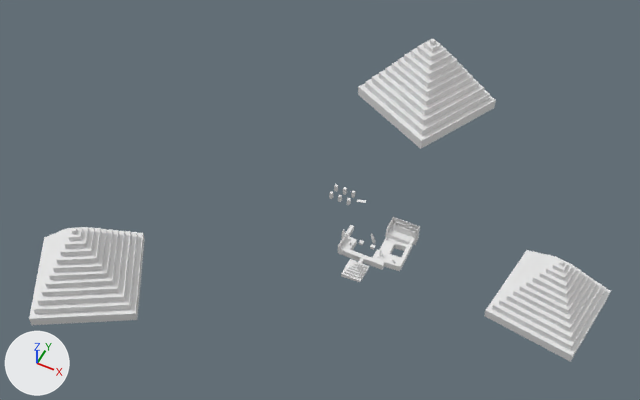
An edit to the OBJ model models/levels/ancient_desert/level2/level2_visual.obj, drawn before and after from the same camera.
Camera for both pictures: a camera (50 mm lens) standing at (263.0, -632.0, 884.0) and looking at (-78.0, 50.0, 31.0). The axes (+X, +Y, +Z) are drawn at lower left. The lights are the same throughout. Where no turn or scale is listed for an object, it has been applied to the vertices.

In view in the first picture: 'background_pyramid.002', 'background_pyramid.003', 'background_pyramid.004', 'ground', 'little_pyramid.001', 'monument.002', 'walls'.
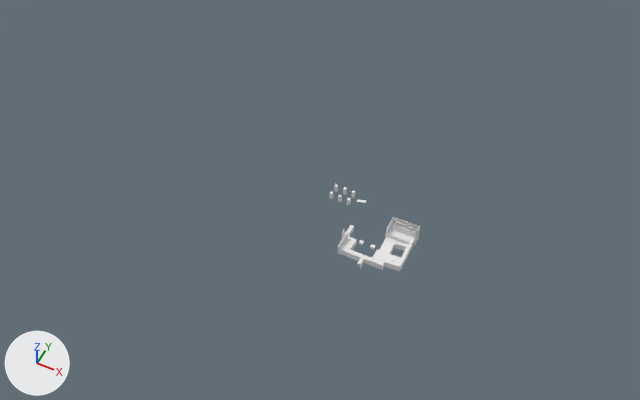
Edits to the bpy script that builds the scene:
```text
Remove ob_background_pyramid_002:
    ob_background_pyramid_002 = bpy.data.objects.new('background_pyramid.002', me_background_pyramid_002)
    ob_background_pyramid_002.location = (0.0, 0.0, 0.0)
Remove ob_background_pyramid_003:
    ob_background_pyramid_003 = bpy.data.objects.new('background_pyramid.003', me_background_pyramid_003)
    ob_background_pyramid_003.location = (0.0, 0.0, 0.0)
Remove ob_background_pyramid_004:
    ob_background_pyramid_004 = bpy.data.objects.new('background_pyramid.004', me_background_pyramid_004)
    ob_background_pyramid_004.location = (0.0, 0.0, 0.0)
Remove ob_crate_visual_002:
    ob_crate_visual_002 = bpy.data.objects.new('crate_visual.002', me_crate_visual_002)
    ob_crate_visual_002.location = (0.0, 0.0, 0.0)
Remove ob_little_pyramid_001:
    ob_little_pyramid_001 = bpy.data.objects.new('little_pyramid.001', me_little_pyramid_001)
    ob_little_pyramid_001.location = (0.0, 0.0, 0.0)
Remove ob_monument_002:
    ob_monument_002 = bpy.data.objects.new('monument.002', me_monument_002)
    ob_monument_002.location = (0.0, 0.0, 0.0)
```

Location of each change, [x1, y1, x2, y2] in pixels of the pictures (640 x 400 px):
'background_pyramid.002', deleted
    before: [29, 227, 145, 325]
'background_pyramid.003', deleted
    before: [358, 39, 496, 149]
'background_pyramid.004', deleted
    before: [484, 250, 611, 362]
'little_pyramid.001', deleted
    before: [341, 259, 369, 282]
'monument.002', deleted
    before: [371, 233, 375, 243]
